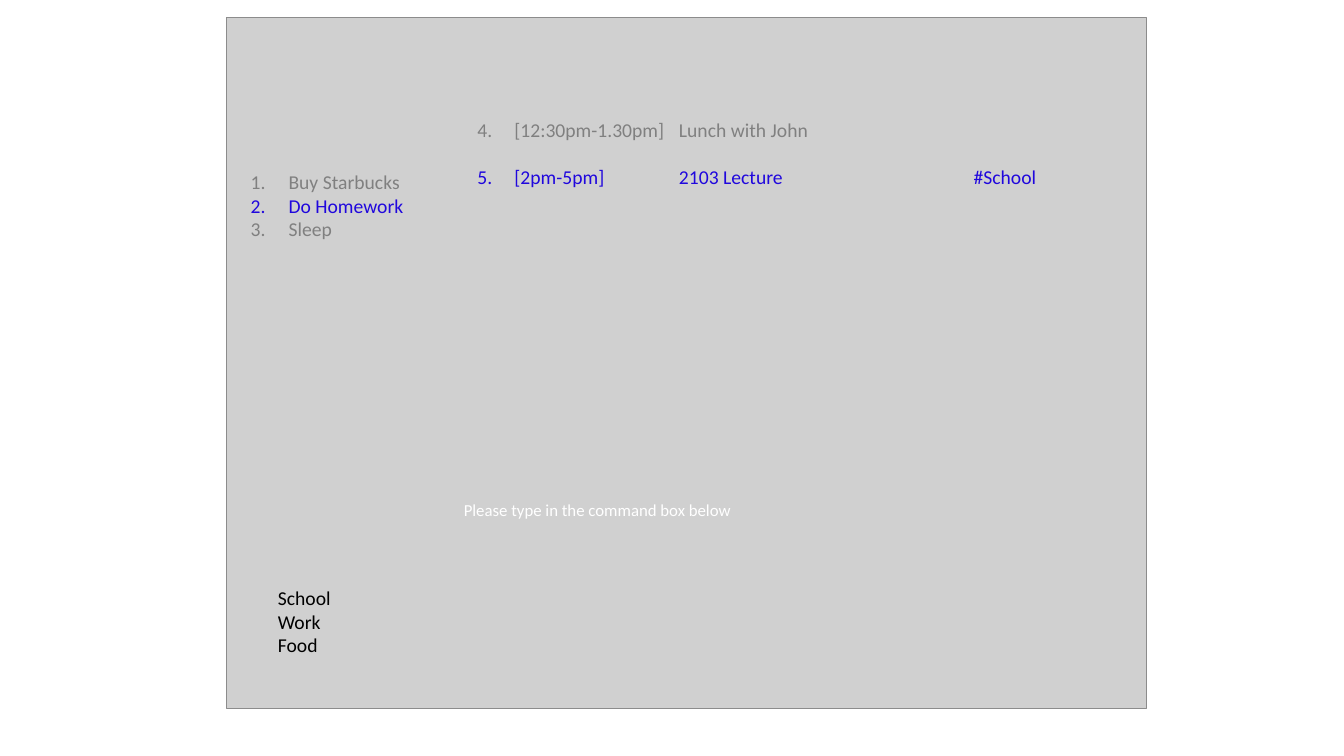
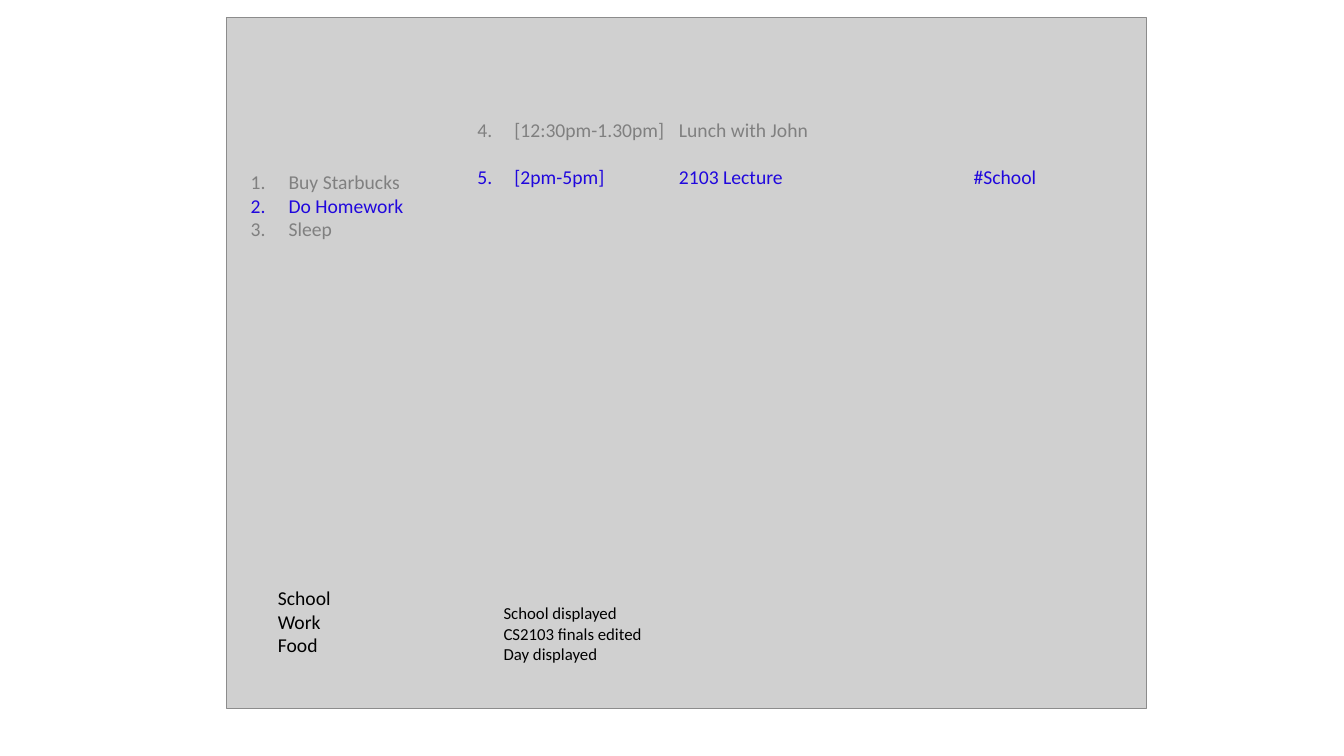
Before and after one commit to cs2103jan2015-f11-2c/f112c-CS2103, a slide deck: slide 12 of V0.1/Project Manual/UI design V0.1.pptx. Drawn at 1344x756 pixels with LibreOffice and Linux fonts; fonts in the diff are those of the drawing; grey boxes stand for pictures. Boxes give left, top, right and bottom in pixels: in the first picture for what was removed or moved away, otherwise in the second. Text is boxed around its words. In the diff, an @@ line names an element or a change of style, - is before the commit and + after.

```diff
--- a/V0.1/Project Manual/UI design V0.1.pptx
+++ b/V0.1/Project Manual/UI design V0.1.pptx
@@ text removed at [464,505,731,518] @@
-Please type in the command box below
@@ text added at [504,607,642,663], 12 pt, text #000000 @@
+School displayed
+CS2103 finals edited
+Day displayed
```
Also in this commit, not shown: 1 other slide changed, 3 slides added.
